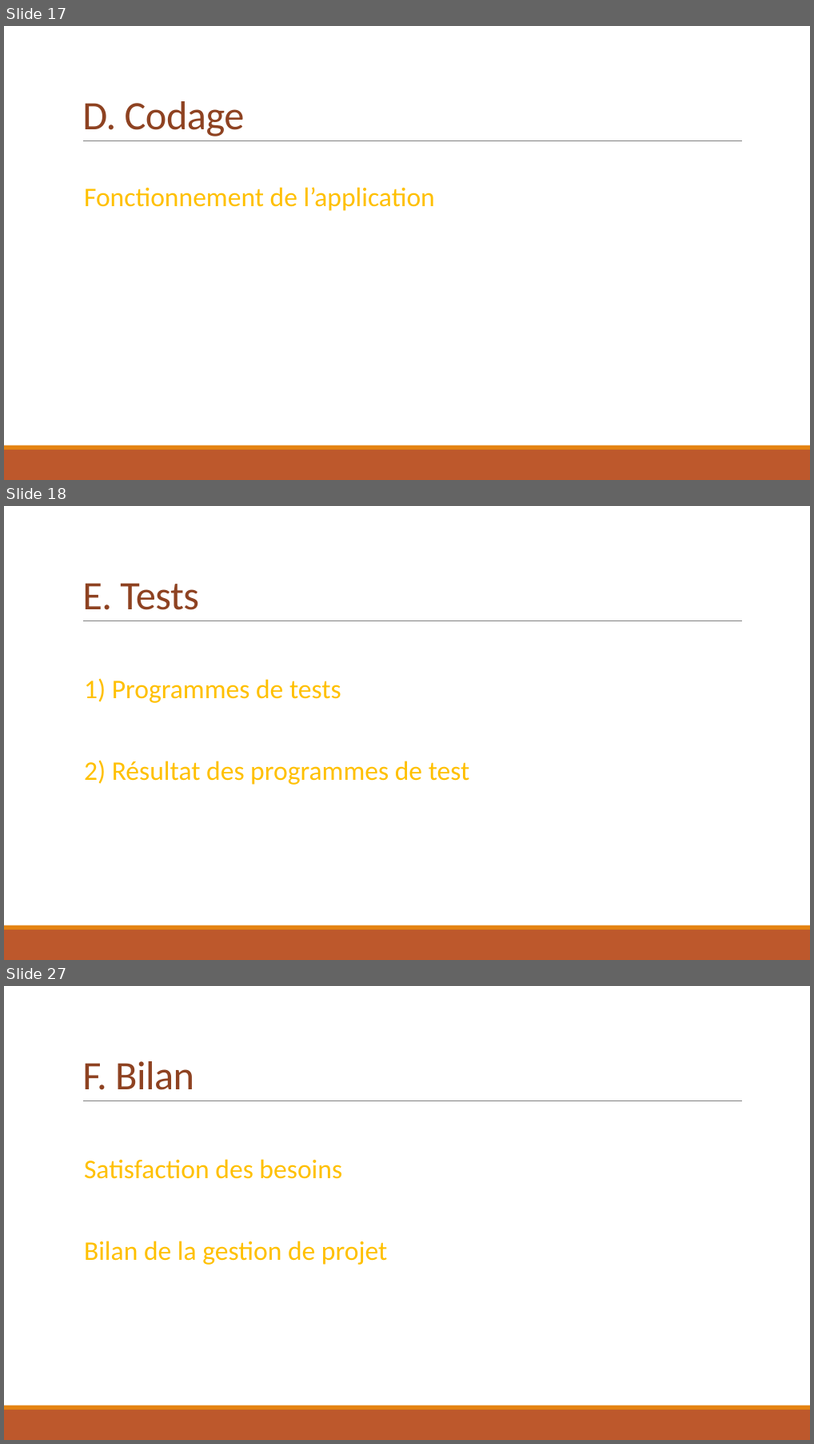
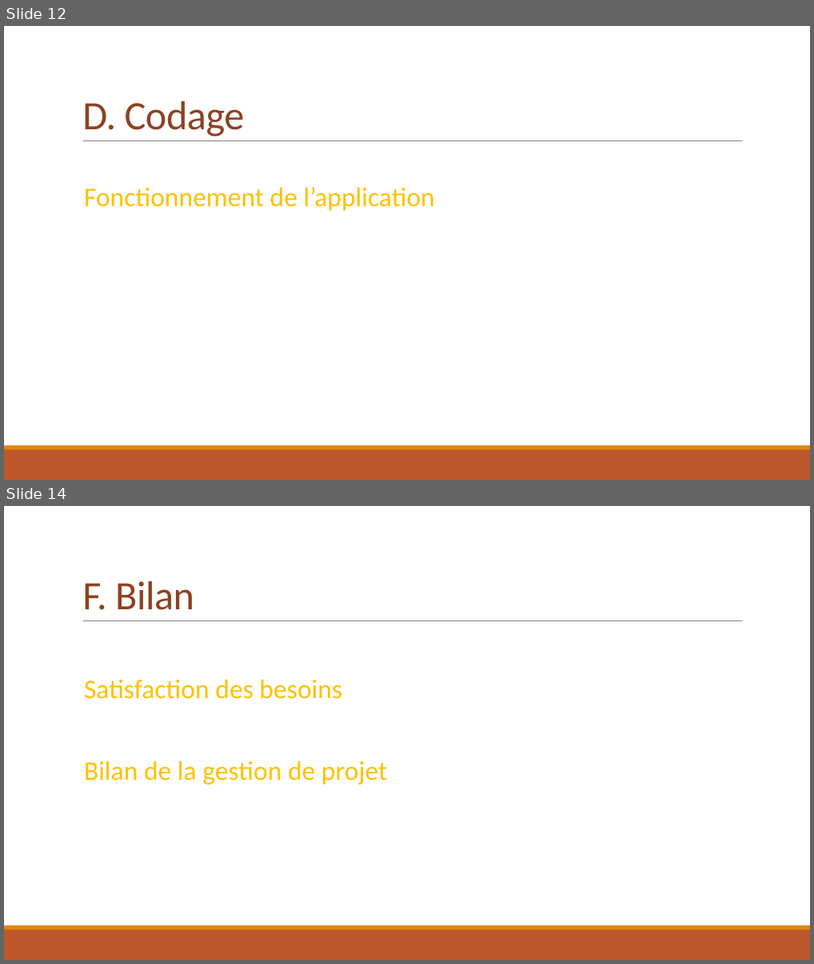
Before and after one commit to Vinvin2/Calculatrice, a slide deck: ProjetS2/Dossier-Manuel-Presentation/PresentationProjetS2.pptx. Shown one above the other, each under a label of ours: slides 17, 18 and 27 before the commit, slides 12 and 14 after it; the slides between them are not shown. The pictures are 814x1444 and 814x964 pixels, drawn with LibreOffice and Linux fonts; fonts in the diff are those of the drawing. Boxes give left, top, right and bottom in pixels: in the first picture for what was removed or moved away, otherwise in the second. Text is boxed around its words. In the diff, an @@ line names an element or a change of style, - is before the commit and + after.

```diff
--- a/ProjetS2/Dossier-Manuel-Presentation/PresentationProjetS2.pptx
+++ b/ProjetS2/Dossier-Manuel-Presentation/PresentationProjetS2.pptx
@@ slide 18 removed at [4,506,810,960], background #FFFFFF; not listed: 3 template elements that a slide beside it also shows @@
@@ title removed at [82,583,199,610] @@
-E. Tests
@@ text removed at [84,678,470,784] @@
-        1) Programmes de tests
-        2) Résultat des programmes de test
@@ what was slide 17 is now slide 12 @@
@@ what was slide 27 is now slide 14 @@
```
Also in this commit, not shown: 3 slides changed, 12 other slides removed, 1 other file.
